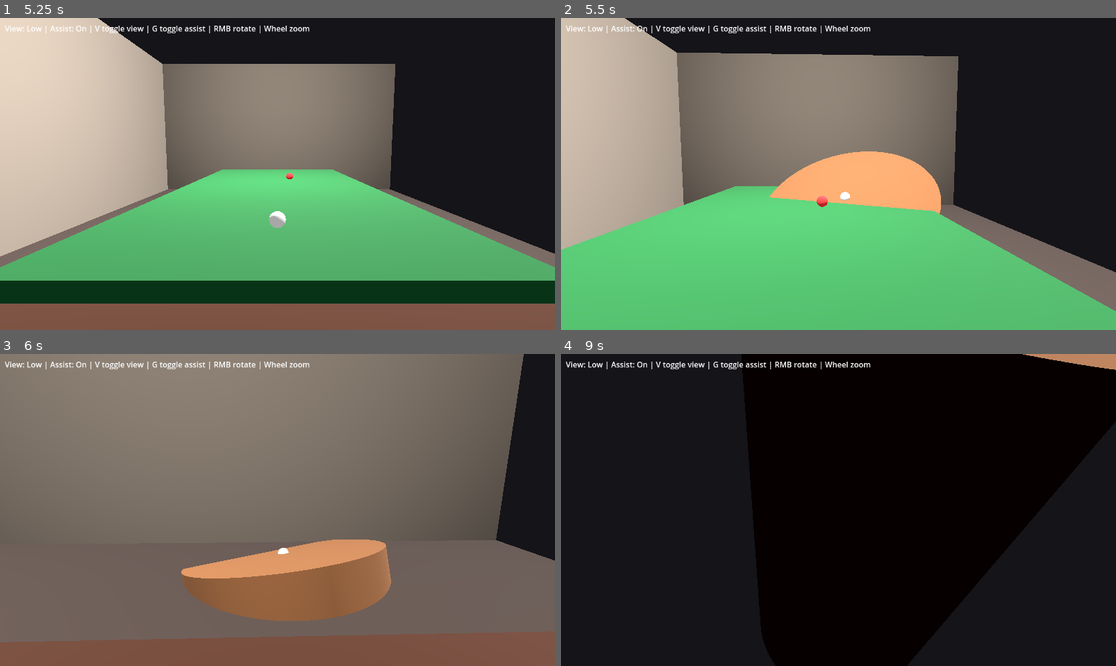
Above: before the commit, frames 1-4 (two rows, left to right).
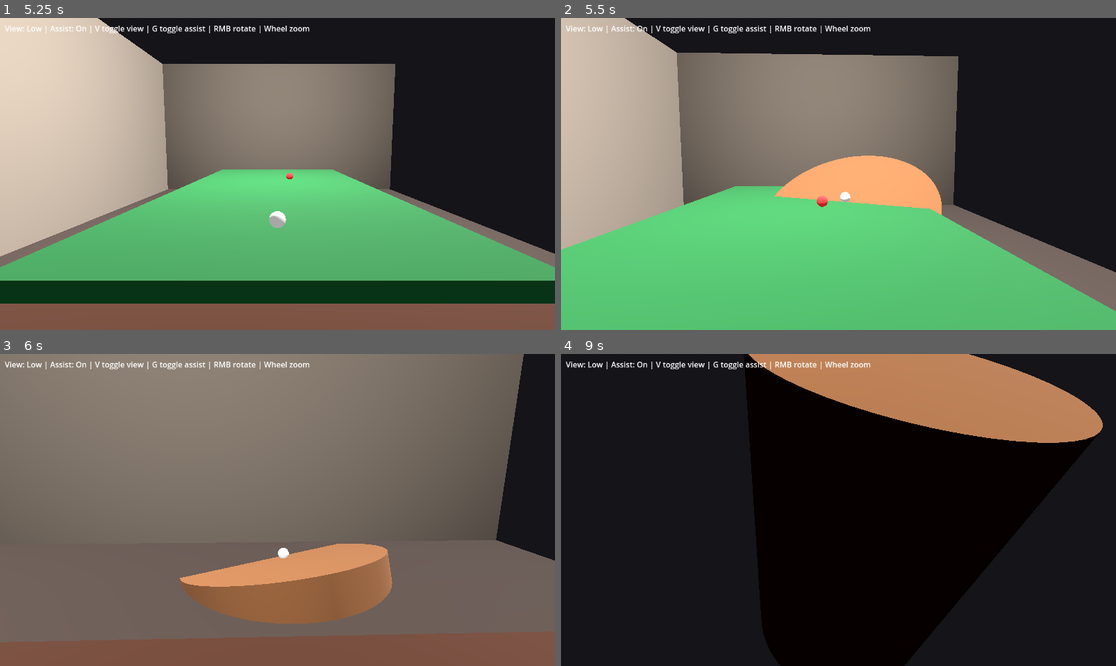
Above: after the commit, the same moments.

Repository: zhawei98213/pool8Ball
Game: Godot game, scene res://scenes/Main.tscn
Two runs of this game, one before a commit and one after it. Both use one fixed random seed, a clock stepped at 60 frames per second and the inputs below.
Inputs (mouse positions are in pixels of both pictures, inside the frame that each line leads up to):
- Up to frame 1 (5.25 s): move the mouse to (399, 158) at 0.52 s; hold B (place_mode) 0.53-1.25 s; click (399, 158) at 0.67 s; drag from (166, 189) to (249, 236) at 1.27 s; move the mouse to (333, 105) at 2.02 s; hold Mouse wheel down (zoom_out) 2.03-2.75 s; click (333, 105) at 2.17 s; drag from (249, 236) to (111, 127) at 2.77 s; move the mouse to (444, 220) at 3.52 s; hold Mouse wheel up (zoom_in) 3.53-4.25 s; click (444, 220) at 3.67 s; tap Enter at 4.25 s; drag from (111, 127) to (194, 96) at 4.27 s; tap R (reset_balls) at 5 s; move the mouse to (305, 174) at 5.02 s; hold B (place_mode) from 5.03 s (still down); click (305, 174) at 5.17 s
- Up to frame 2 (5.5 s): keep holding B (place_mode)
- Up to frame 3 (6 s): release B (place_mode) at 5.75 s; drag from (194, 432) to (166, 525) at 5.77 s
- Up to frame 4 (9 s): move the mouse to (960, 494) at 6.52 s; hold Mouse wheel down (zoom_out) 6.53-7.25 s; click (960, 494) at 6.67 s; drag from (727, 525) to (810, 572) at 7.27 s; move the mouse to (894, 441) at 8.02 s; hold Mouse wheel up (zoom_in) 8.03-8.75 s; click (894, 441) at 8.17 s; drag from (810, 572) to (672, 463) at 8.77 s

Frame 1 is identical in both runs. In frame 2, 0.6% of the frame differs, in the area x 37-69%, y 42-64%; in frame 3, 2.1%; in frame 4, 15%, in the area x 32-100%, y 0-100%.

Commit message:
Adjust cue stick scale and position

Diff:
--- a/scenes/Main.tscn
+++ b/scenes/Main.tscn
@@ -79,8 +79,8 @@
 albedo_color = Color(0.55, 0.5, 0.45, 1.0)
 
 [sub_resource type="CylinderMesh" id="21"]
-radius = 0.012
-height = 1.6
+radius = 0.006
+height = 1.45
 
 [sub_resource type="StandardMaterial3D" id="22"]
 albedo_color = Color(0.55, 0.35, 0.2, 1.0)
@@ -154,7 +154,7 @@
 shape = SubResource("9")
 
 [node name="CueStick" type="MeshInstance3D" parent="CueBall"]
-position = Vector3(-0.8, 0.02, 0)
+position = Vector3(-0.75, 0.035, 0)
 rotation = Vector3(0, 0, 1.5708)
 mesh = SubResource("21")
 material_override = SubResource("22")
